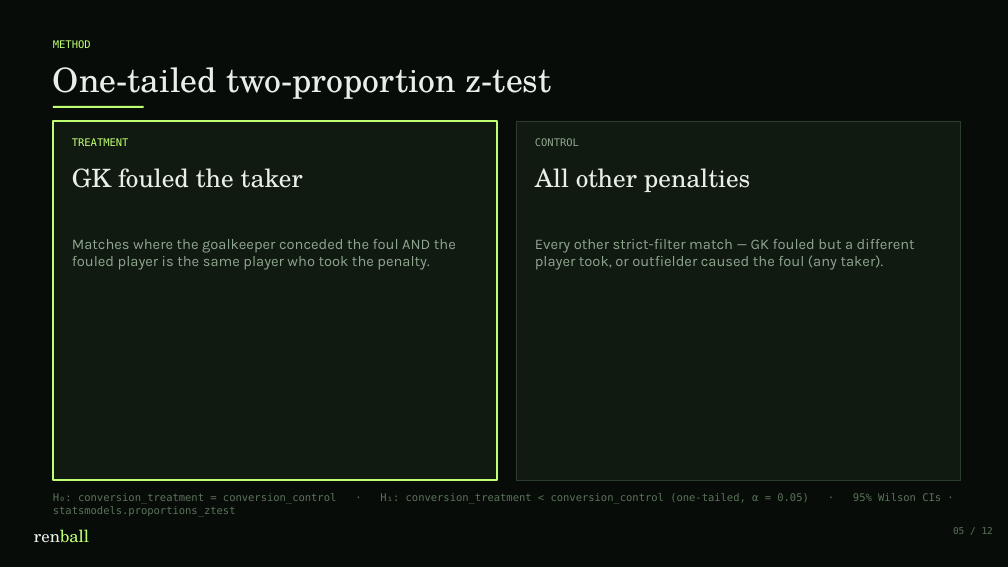
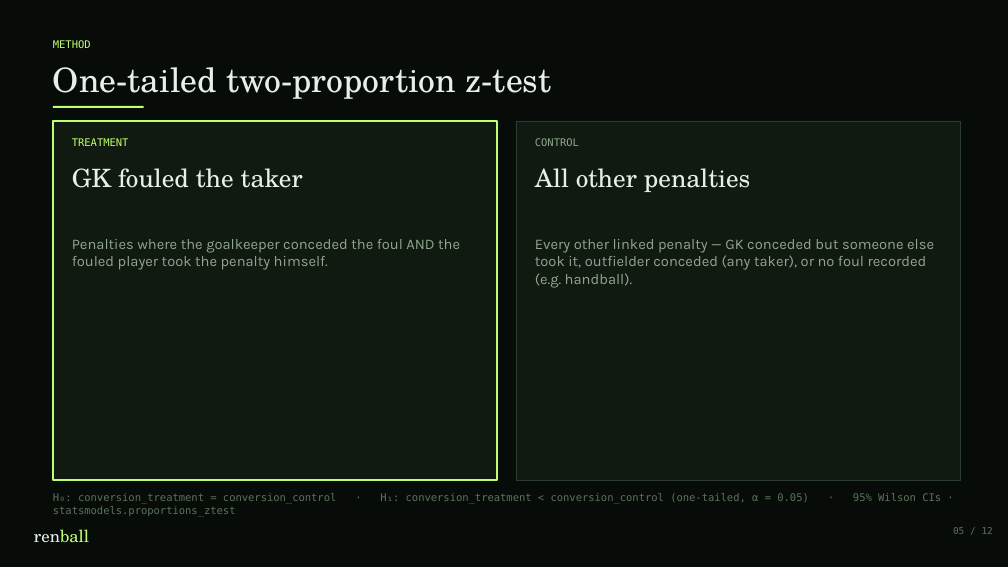
Before and after one commit to koeymenc/renball, a slide deck: slide 5 of projects/01-penalty-analysis/slides.pptx. Drawn at 1008x567 pixels with LibreOffice and Linux fonts; fonts in the diff are those of the drawing. Boxes give left, top, right and bottom in pixels: in the first picture for what was removed or moved away, otherwise in the second. Text is boxed around its words. In the diff, an @@ line names an element or a change of style, - is before the commit and + after.

```diff
--- a/projects/01-penalty-analysis/slides.pptx
+++ b/projects/01-penalty-analysis/slides.pptx
@@ text at (x1=72, y1=239, x2=460, y2=270): text changed @@
-Matches where the goalkeeper conceded the foul AND the fouled player is the same player who took the penalty.
+Penalties where the goalkeeper conceded the foul AND the fouled player took the penalty himself.
@@ text at (x1=535, y1=239, x2=934, y2=288): text changed @@
-Every other strict-filter match — GK fouled but a different player took, or outfielder caused the foul (any taker).
+Every other linked penalty — GK conceded but someone else took it, outfielder conceded (any taker), or no foul recorded (e.g. handball).
```
Also in this commit, not shown: 7 other slides changed, 31 other files.
